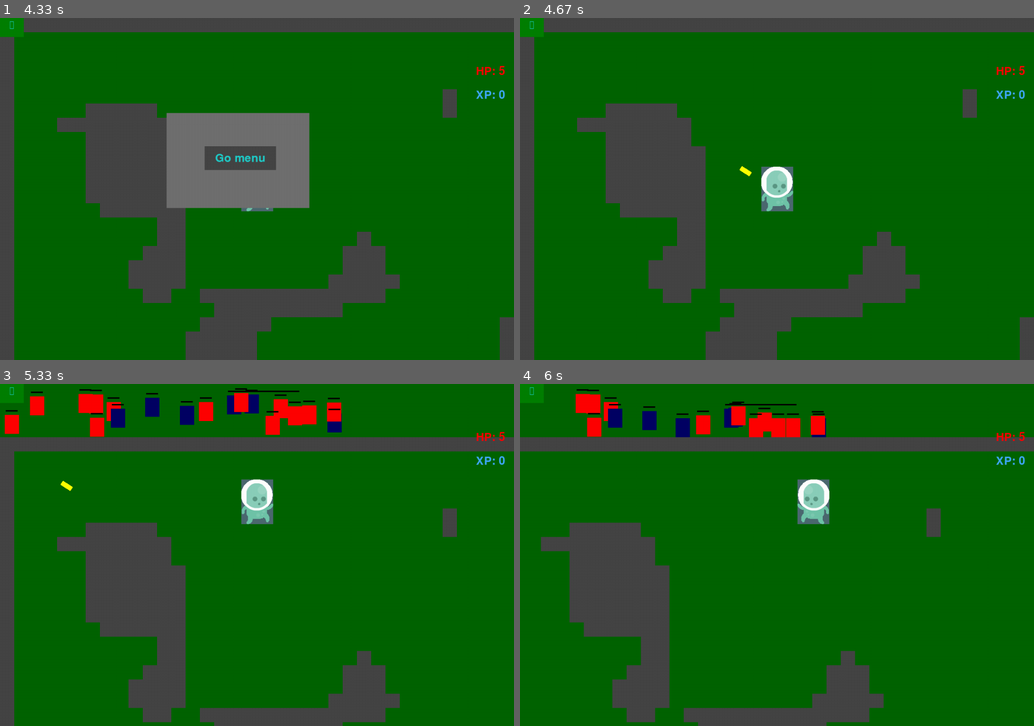
Above: before the commit, frames 1-4 (two rows, left to right).
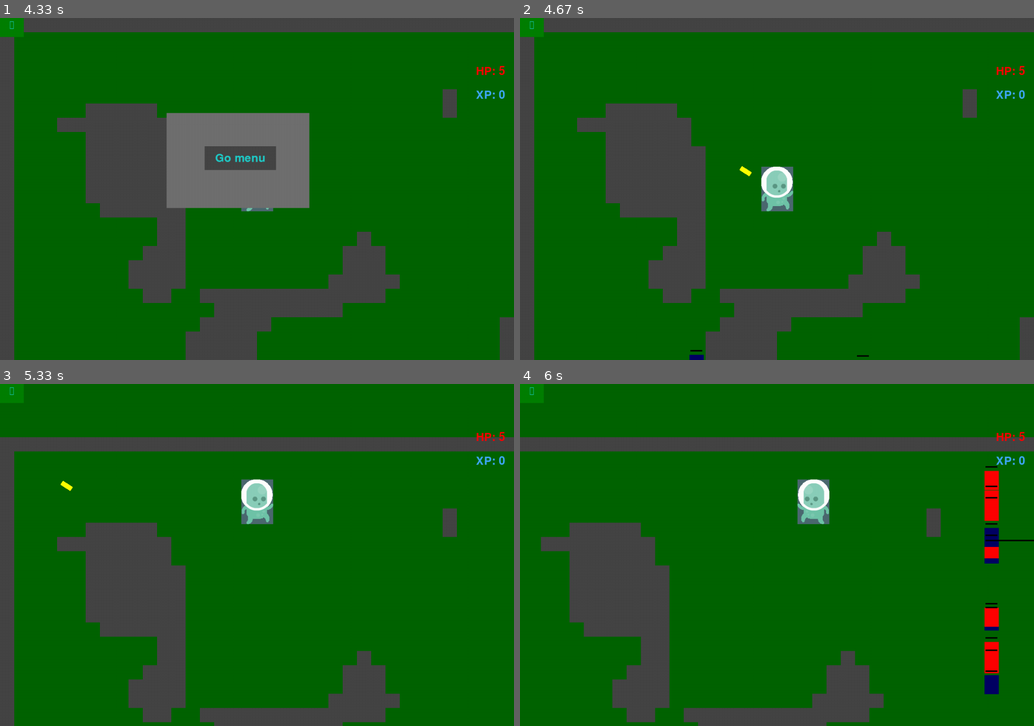
Above: after the commit, the same moments.

Repository: mrgv9086/game_pygame
Game: pygame game, started from main.py
Two runs of this game, one before a commit and one after it. Both use one fixed random seed, a clock stepped at 60 frames per second and the inputs below.
Inputs:
- Up to frame 1 (4.33 s): click "Start" at 0.38 s; click "☻" at 0.72 s
- Up to frame 2 (4.67 s): tap Esc at 4.5 s
- Up to frame 3 (5.33 s): hold Up 4.83-5.3 s
- Up to frame 4 (6 s): hold Right 5.33-5.8 s; hold Left from 5.83 s (still down)

Frame 1 is identical in both runs. In frame 2, less than 0.1% of the frame differs, in the area x 32-68%, y 97-100%; in frame 3, 3.0%; in frame 4, 3.9%, in the area x 10-100%, y 1-91%.

Commit message:
mini big update boss

Diff:
--- a/Sprites/gameEntities/Mob.py
+++ b/Sprites/gameEntities/Mob.py
@@ -22,13 +22,24 @@
         self.rect = self.image.get_rect()
 
         # ИЗМЕНЕНИЕ 1: Генерация начальной позиции так, чтобы моб не появлялся внутри стены
-        self.rect.x = random.randrange(Config.Y_SCREEN - self.rect.width)
-        self.rect.y = random.randrange(-100, -40)
+        self.rect.x = random.randrange(Config.X_SCREEN - self.rect.width)
+        self.rect.y = random.randrange(Config.X_SCREEN - self.rect.width)
+        if self.rect.y >= 20 and self.rect.y <= 700:
+            if self.rect.x >= 541:
+                self.rect.x = 1080
+            else:
+                self.rect.x = 0
+
 
         # Дополнительная проверка и коррекция позиции, чтобы не появлялся в стене
         while pygame.sprite.spritecollideany(self, self.hub.walls):
-            self.rect.x = random.randrange(Config.Y_SCREEN - self.rect.width)
-            self.rect.y = random.randrange(-100, -40)
+            self.rect.x = random.randrange(Config.X_SCREEN - self.rect.width)
+            self.rect.y = random.randrange(Config.X_SCREEN - self.rect.width)
+            if self.rect.y >= 20 and self.rect.y <= 700:
+                if self.rect.x >= 541:
+                    self.rect.x = 1080
+                else:
+                    self.rect.x = 0
 
         self.speed = random.randrange(1, 2)
         self.damage = 1
@@ -114,10 +125,6 @@
         # Проверка столкновения с игроком
         if pygame.sprite.collide_mask(self, self.hub.player):
             self.hub.player.take_damage(self.damage)
-
-        # Удаление моба, если он выходит за границы экрана
-        if self.rect.top > 900 or self.rect.left < 0 or self.rect.right > 1700:
-            self.kill()
 
     def _handle_stuck_movement(self):
         """Обрабатывает движение, когда моб застрял."""
--- a/main.py
+++ b/main.py
@@ -21,17 +21,20 @@
 
 # main
 run = True
-while run:
-    clock.tick(Config.FPS)
-    for event in pygame.event.get():
-        if event.type == pygame.QUIT:
-            run = False
+try:
+    while run:
+        clock.tick(Config.FPS)
+        for event in pygame.event.get():
+            if event.type == pygame.QUIT:
+                run = False
 
-        scene_hub.current_scene.event_handler(event)
+            scene_hub.current_scene.event_handler(event)
 
-    scene_hub.current_scene.draw()
-    scene_hub.current_scene.update()
+        scene_hub.current_scene.draw()
+        scene_hub.current_scene.update()
 
-    pygame.display.flip()
+        pygame.display.flip()
 
-pygame.quit()
+    pygame.quit()
+except Exception as e:
+    print(e)
--- a/scenes/screens/game/Updater.py
+++ b/scenes/screens/game/Updater.py
@@ -67,6 +67,9 @@
                 for sprite in self.hub.mobs:
                     sprite.rect.x += self.offset_speed_x
                     sprite.rect.y += self.offset_speed_y
+                for sprite in self.hub.boss:
+                    sprite.rect.x += self.offset_speed_x
+                    sprite.rect.y += self.offset_speed_y
                 for sprite in self.hub.bullets:
                     sprite.pos_x += self.offset_speed_x
                     sprite.pos_y += self.offset_speed_y
Binary file changed: game_data.db
